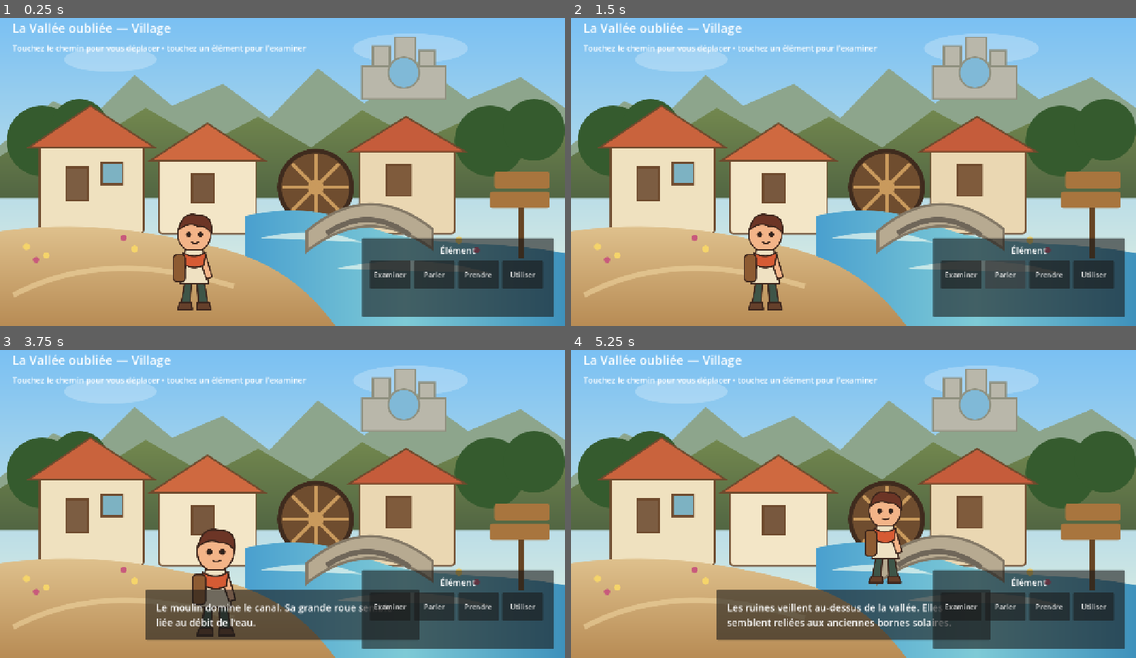
Above: before the commit, frames 1-4 (two rows, left to right).
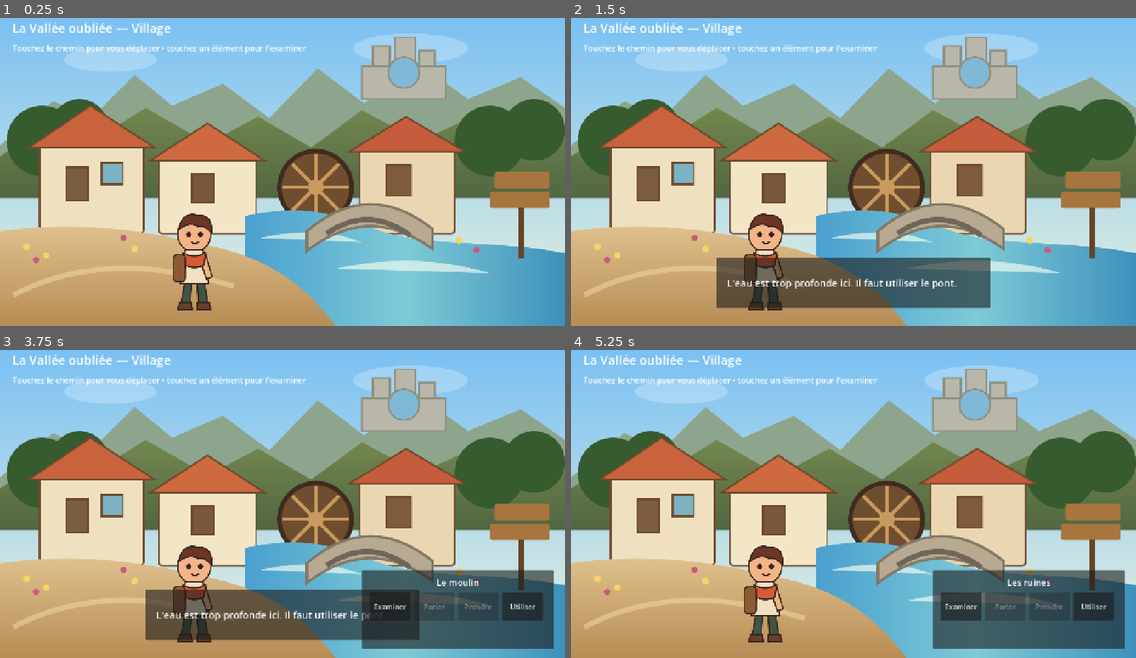
Above: after the commit, the same moments.

Repository: u2987920406-rgb/Grimoire
Game: Godot game, scene res://adventures/forgotten_valley/scenes/village_2d.tscn
Two runs of this game, one before a commit and one after it. Both use one fixed random seed, a clock stepped at 60 frames per second and the inputs below.
Inputs (mouse positions are in pixels of both pictures, inside the frame that each line leads up to):
- Up to frame 1 (0.25 s): no input
- Up to frame 2 (1.5 s): click (960, 273) at 0.5 s, where only the run before the commit has a clickable "Examiner"; click (1006, 273) at 1.25 s, where only the run before the commit has a clickable "Parler"
- Up to frame 3 (3.75 s): click (480, 605) at 2 s, where only the run before the commit has a clickable "Prendre"; click (519, 605) at 2.75 s, where only the run before the commit has a clickable "Utiliser"; tap Enter at 3.5 s; drag from (316, 522) to (401, 405) at 3.52 s
- Up to frame 4 (5.25 s): drag from (943, 562) to (972, 405) at 4.27 s; tap Space at 5 s; hold D (move_right) from 5.03 s (still down); hold F (throw_object) from 5.03 s (still down); click (972, 405) at 5.17 s

The runs differ from the first frame. In frame 1, 8.8% of the frame differs, in the area x 64-98%, y 71-98%; in frame 2, 14%, in the area x 25-98%, y 71-98%; in frame 3, 4.1%; in frame 4, 9.7%.

Commit message:
feat(2d): add real contextual actions for scene hotspots

Diff:
--- a/adventures/forgotten_valley/scripts/2d/village_scene.gd
+++ b/adventures/forgotten_valley/scripts/2d/village_scene.gd
@@ -4,6 +4,12 @@
 @onready var message_panel: PanelContainer = $UI/MessagePanel
 @onready var message_label: Label = $UI/MessagePanel/Margin/Message
 @onready var scene_title: Label = $UI/SceneTitle
+@onready var action_panel: PanelContainer = $UI/ActionPanel
+@onready var target_name: Label = $UI/ActionPanel/Margin/VBox/TargetName
+@onready var examine_button: Button = $UI/ActionPanel/Margin/VBox/Buttons/Examine
+@onready var talk_button: Button = $UI/ActionPanel/Margin/VBox/Buttons/Talk
+@onready var take_button: Button = $UI/ActionPanel/Margin/VBox/Buttons/Take
+@onready var use_button: Button = $UI/ActionPanel/Margin/VBox/Buttons/Use
 
 const WALK_SPEED := 330.0
 const WALK_MIN_Y := 420.0
@@ -53,10 +59,16 @@
 var target_position: Vector2
 var moving := false
 var _route: Array[Vector2] = []
+var selected_hotspot := ""
 
 func _ready() -> void:
 	target_position = player.position
 	message_panel.visible = false
+	action_panel.visible = false
+	examine_button.pressed.connect(func(): _perform_action("examine"))
+	talk_button.pressed.connect(func(): _perform_action("talk"))
+	take_button.pressed.connect(func(): _perform_action("take"))
+	use_button.pressed.connect(func(): _perform_action("use"))
 	for hotspot in get_tree().get_nodes_in_group("hotspot_2d"):
 		hotspot.activated.connect(_on_hotspot_activated)
 	scene_title.text = "La Vallée oubliée — Village"
@@ -131,15 +143,57 @@
 	return [north_exit, bridge_mid_2, bridge_mid_1, south_entry, to]
 
 func _on_hotspot_activated(hotspot_id: String) -> void:
+	selected_hotspot = hotspot_id
+	moving = false
+	_route.clear()
+	_configure_action_panel(hotspot_id)
+
+func _configure_action_panel(hotspot_id: String) -> void:
+	action_panel.visible = true
+	examine_button.disabled = false
+	talk_button.disabled = true
+	take_button.disabled = true
+	use_button.disabled = true
+
 	match hotspot_id:
 		"mill":
-			_show_message("Le moulin domine le canal. Sa grande roue semble liée au débit de l'eau.")
+			target_name.text = "Le moulin"
+			use_button.disabled = false
 		"bridge":
-			_show_message("Le pont de pierre est le passage sûr pour rejoindre l'autre rive.")
+			target_name.text = "Le pont"
+			use_button.disabled = false
 		"ruins":
-			_show_message("Les ruines veillent au-dessus de la vallée. Elles semblent reliées aux anciennes bornes solaires.")
+			target_name.text = "Les ruines"
+			use_button.disabled = false
 		"house":
-			_show_message("Une maison du village. Des outils et des traces de travail montrent qu'elle est encore habitée.")
+			target_name.text = "La maison"
+			talk_button.disabled = false
+
+func _perform_action(action: String) -> void:
+	if selected_hotspot.is_empty():
+		return
+
+	match [selected_hotspot, action]:
+		["mill", "examine"]:
+			_show_message("Le moulin domine le canal. Sa grande roue dépend clairement du débit de l'eau.")
+		["mill", "use"]:
+			_show_message("Le mécanisme est de l'autre côté. Il faut d'abord rejoindre le moulin.")
+		["bridge", "examine"]:
+			_show_message("Le pont de pierre relie les deux rives. C'est le seul passage sûr au-dessus de l'eau.")
+		["bridge", "use"]:
+			var destination := Vector2(1030, 475) if not _is_north_side(player.position) else Vector2(560, 590)
+			_set_walk_target(destination)
+			_show_message("Tu empruntes le pont.")
+		["ruins", "examine"]:
+			_show_message("Les ruines dominent la vallée. Le symbole solaire y apparaît encore.")
+		["ruins", "use"]:
+			_show_message("Elles sont trop loin pour l'instant. Le chemin monte depuis le village.")
+		["house", "examine"]:
+			_show_message("Une maison habitée : outils, volets ouverts et traces de passage.")
+		["house", "talk"]:
+			_show_message("Une voix répond depuis l'intérieur : « Le meunier est près de la roue. »")
+		_:
+			_show_message("Cette action n'a pas de sens ici.")
 
 func _show_message(text: String) -> void:
 	message_label.text = text
